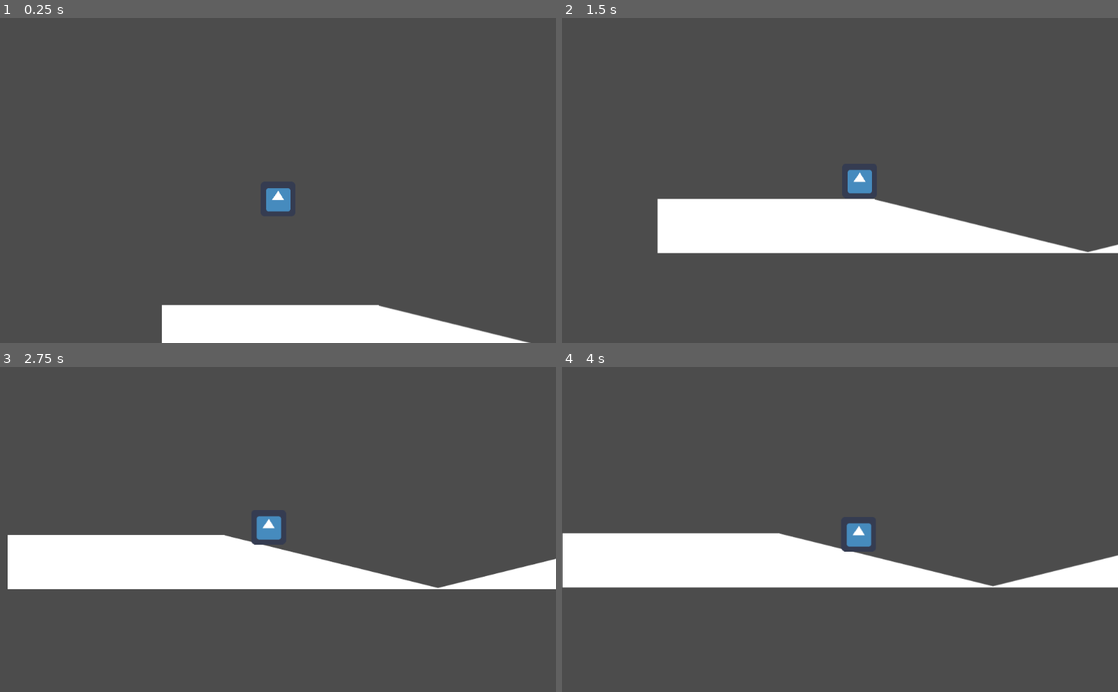
Above: before the commit, frames 1-4 (two rows, left to right).
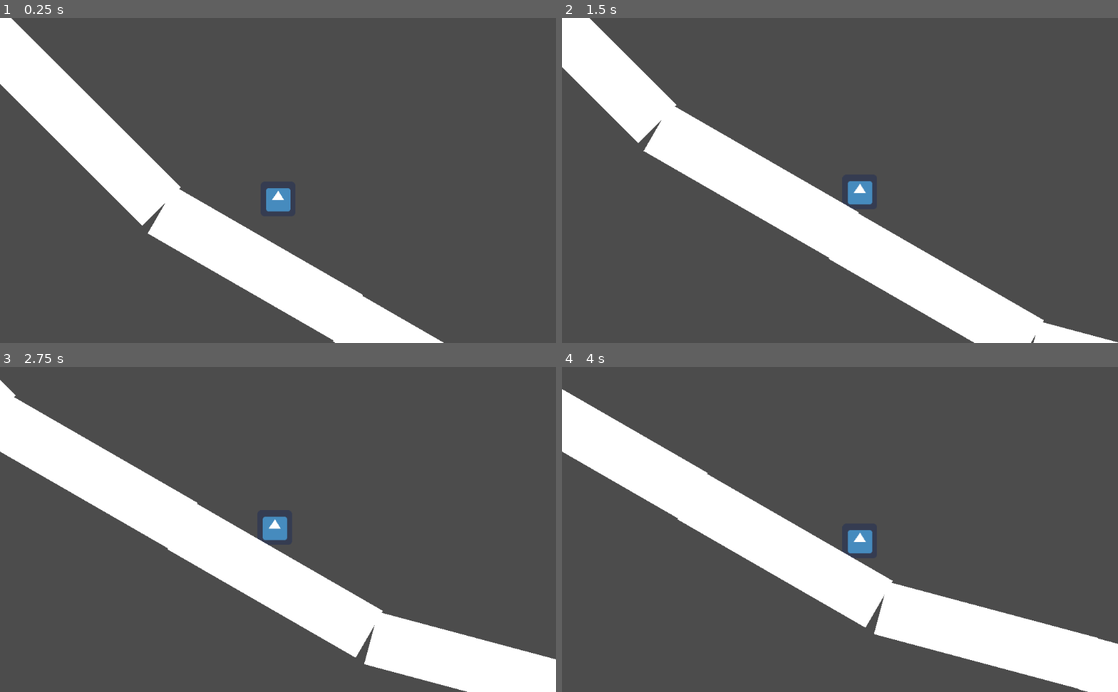
Above: after the commit, the same moments.

Repository: textrivers/chrono-crabs
Game: Godot game, scene res://Scenes/World.tscn
Same seed, same stepped clock (60 frames per second), same inputs: the game is played once before the commit and once after it. The engine's default icon, where the game draws it, is replaced by a stand-in: a white triangle on a blue panel in a dark square.
Inputs:
- Up to frame 1 (0.25 s): no input
- Up to frame 2 (1.5 s): hold Right (ui_right) from 0.53 s (still down)
- Up to frame 3 (2.75 s): release Right (ui_right) at 2.03 s; hold Left (ui_left) from 2.03 s (still down)
- Up to frame 4 (4 s): release Left (ui_left) at 2.78 s; hold Right (ui_right) from 2.78 s (still down)

The runs differ from the first frame. In frame 1, 17% of the frame differs, in the area x 0-96%, y 0-100%; in frame 2, 21%; in frame 3, 23%; in frame 4, 24%, in the area x 0-100%, y 6-100%.

Commit message:
Adding big bowl to the World

Diff:
--- /dev/null
+++ b/Scenes/BowlLeft.tscn
@@ -0,0 +1,57 @@
+[gd_scene load_steps=2 format=2]
+
+[ext_resource path="res://Scenes/RacetrackRectangle.tscn" type="PackedScene" id=1]
+
+[node name="BowlLeft" type="Node2D"]
+editor/display_folded = true
+
+[node name="RacetrackRectangle" parent="." instance=ExtResource( 1 )]
+position = Vector2( 66.5308, 221.769 )
+rotation = 1.57079
+
+[node name="RacetrackRectangle2" parent="." instance=ExtResource( 1 )]
+position = Vector2( 66.5306, 616.624 )
+rotation = 1.57079
+
+[node name="RacetrackRectangle3" parent="." instance=ExtResource( 1 )]
+position = Vector2( 114.231, 1011.48 )
+rotation = 1.309
+
+[node name="RacetrackRectangle6" parent="." instance=ExtResource( 1 )]
+position = Vector2( 360.192, 1737.92 )
+rotation = 1.0472
+
+[node name="RacetrackRectangle4" parent="." instance=ExtResource( 1 )]
+position = Vector2( 214.932, 1387.78 )
+rotation = 1.309
+
+[node name="RacetrackRectangle5" parent="." instance=ExtResource( 1 )]
+position = Vector2( 552.414, 2068.47 )
+rotation = 1.0472
+
+[node name="RacetrackRectangle7" parent="." instance=ExtResource( 1 )]
+position = Vector2( 786.934, 2383.07 )
+rotation = 0.785397
+
+[node name="RacetrackRectangle8" parent="." instance=ExtResource( 1 )]
+position = Vector2( 1067.22, 2663.35 )
+rotation = 0.785397
+
+[node name="RacetrackRectangle9" parent="." instance=ExtResource( 1 )]
+position = Vector2( 1381.46, 2911.21 )
+rotation = 0.523598
+
+[node name="RacetrackRectangle10" parent="." instance=ExtResource( 1 )]
+position = Vector2( 1722.27, 3110.38 )
+rotation = 0.523598
+
+[node name="RacetrackRectangle11" parent="." instance=ExtResource( 1 )]
+position = Vector2( 2092.13, 3269.02 )
+rotation = 0.261799
+
+[node name="RacetrackRectangle12" parent="." instance=ExtResource( 1 )]
+position = Vector2( 2468.34, 3370.82 )
+rotation = 0.261799
+
+[node name="RacetrackRectangle13" parent="." instance=ExtResource( 1 )]
+position = Vector2( 2862.26, 3428.36 )
--- a/Scenes/World.tscn
+++ b/Scenes/World.tscn
@@ -6,6 +6,7 @@
 [ext_resource path="res://Scenes/RacetrackTriangleUp.tscn" type="PackedScene" id=4]
 [ext_resource path="res://Scenes/DumbPlayer.tscn" type="PackedScene" id=5]
 [ext_resource path="res://Scenes/Camera2D.gd" type="Script" id=6]
+[ext_resource path="res://Scenes/BowlLeft.tscn" type="PackedScene" id=7]
 
 [node name="World" type="Node2D"]
 script = ExtResource( 1 )
@@ -128,9 +129,16 @@
 rotation = -0.785397
 
 [node name="DumbPlayer" parent="." instance=ExtResource( 5 )]
-position = Vector2( 214.55, 109.6 )
+position = Vector2( 1426.3, 7506.54 )
 
 [node name="Camera2D" type="Camera2D" parent="DumbPlayer"]
 current = true
 smoothing_enabled = true
 script = ExtResource( 6 )
+
+[node name="BowlLeft" parent="." instance=ExtResource( 7 )]
+position = Vector2( 3.05542, 4768.93 )
+
+[node name="BowlLeft2" parent="." instance=ExtResource( 7 )]
+position = Vector2( 6123.97, 4769.68 )
+scale = Vector2( -1, 1 )
Not shown: 1 places in Scenes/World.tscn that only renumber resources
